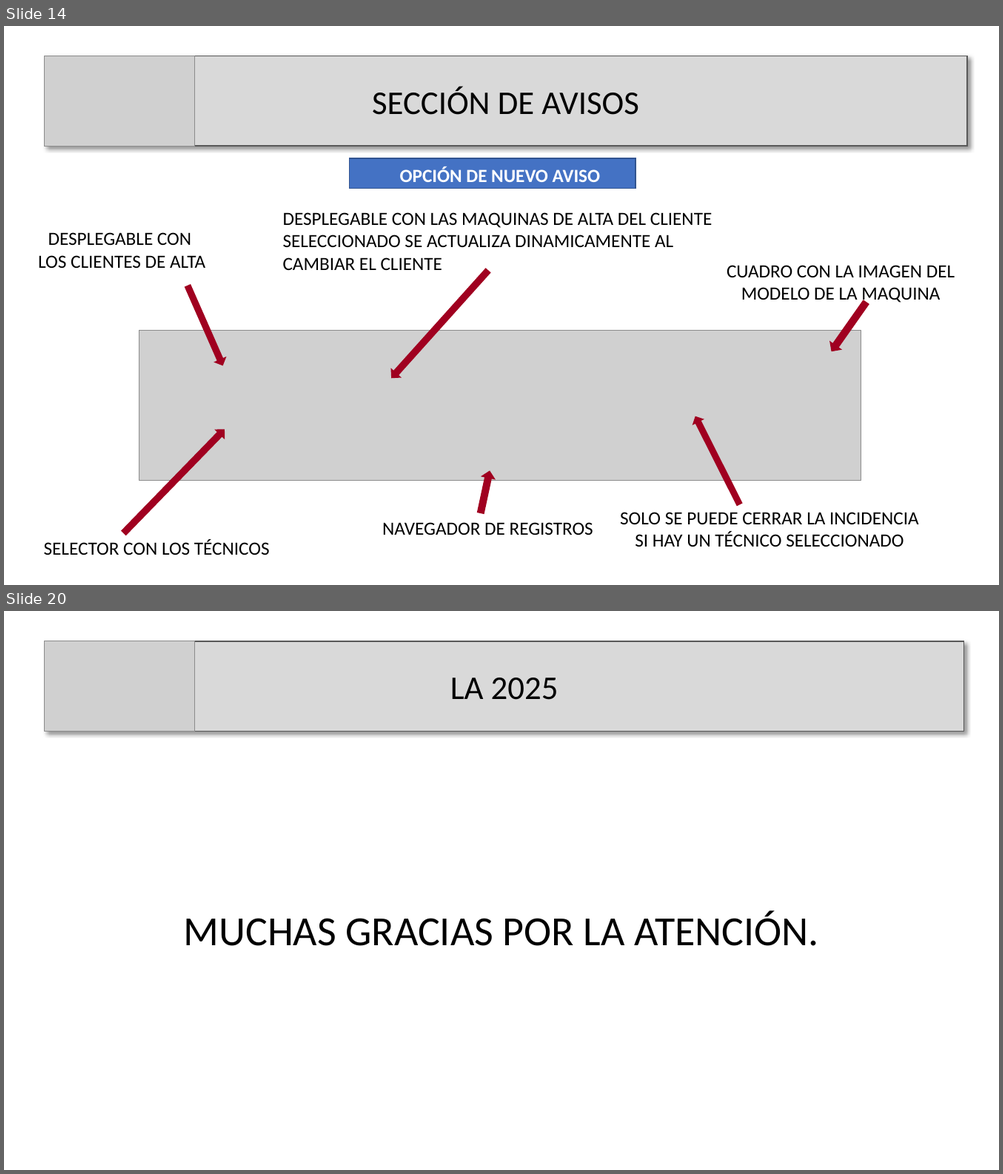
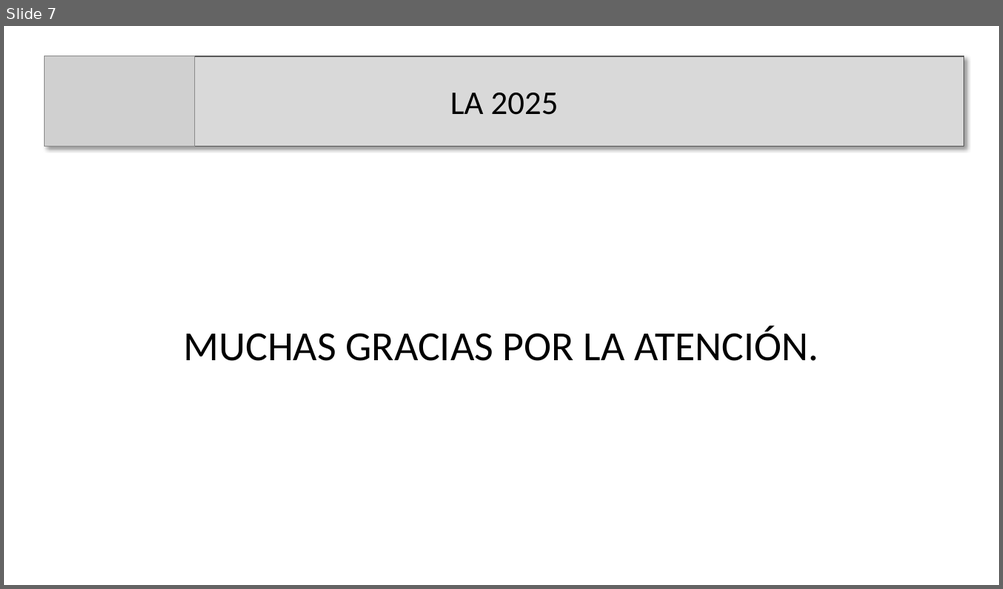
Before and after one commit to anvil555/La2025, a slide deck: Documentacion/Presentacion.pptx. Shown one above the other, each under a label of ours: slides 14 and 20 before the commit, slide 7 after it; the slides between them are not shown. The pictures are 1003x1174 and 1003x589 pixels, drawn with LibreOffice and Linux fonts; fonts in the diff are those of the drawing; grey boxes stand for pictures. Boxes give left, top, right and bottom in pixels: in the first picture for what was removed or moved away, otherwise in the second. Text is boxed around its words. In the diff, an @@ line names an element or a change of style, - is before the commit and + after.

```diff
--- a/Documentacion/Presentacion.pptx
+++ b/Documentacion/Presentacion.pptx
@@ slide 14 removed at (4, 26, 999, 585), background #FFFFFF @@
@@ rectangle removed at (44, 56, 967, 146) @@
-SECCIÓN DE AVISOS
@@ picture removed at (44, 56, 194, 147) @@
@@ rectangle removed at (350, 158, 635, 189) @@
@@ text removed at (400, 167, 600, 182) @@
-OPCIÓN DE NUEVO AVISO
@@ text removed at (283, 212, 711, 270) @@
-DESPLEGABLE CON LAS MAQUINAS DE ALTA DEL CLIENTE SELECCIONADO SE ACTUALIZA DINAMICAMENTE AL CAMBIAR EL CLIENTE
@@ text removed at (38, 232, 205, 268) @@
-DESPLEGABLE CON
-LOS CLIENTES DE ALTA
@@ right arrow removed at (387, 266, 492, 382) @@
@@ text removed at (726, 265, 954, 305) @@
-CUADRO CON LA IMAGEN DEL MODELO DE LA MAQUINA
@@ right arrow removed at (183, 284, 228, 367) @@
@@ right arrow removed at (826, 299, 871, 355) @@
@@ picture removed at (139, 330, 860, 480) @@
@@ right arrow removed at (691, 415, 745, 508) @@
@@ right arrow removed at (119, 426, 228, 537) @@
@@ right arrow removed at (474, 471, 495, 515) @@
@@ text removed at (620, 512, 919, 548) @@
-SOLO SE PUEDE CERRAR LA INCIDENCIA SI HAY UN TÉCNICO SELECCIONADO
@@ text removed at (382, 523, 593, 535) @@
-NAVEGADOR DE REGISTROS
@@ text removed at (44, 540, 270, 555) @@
-SELECTOR CON LOS TÉCNICOS
@@ what was slide 20 is now slide 7 @@
```
Also in this commit, not shown: 2 slides changed, 3 slides added, 15 other slides removed, 9 other files.
